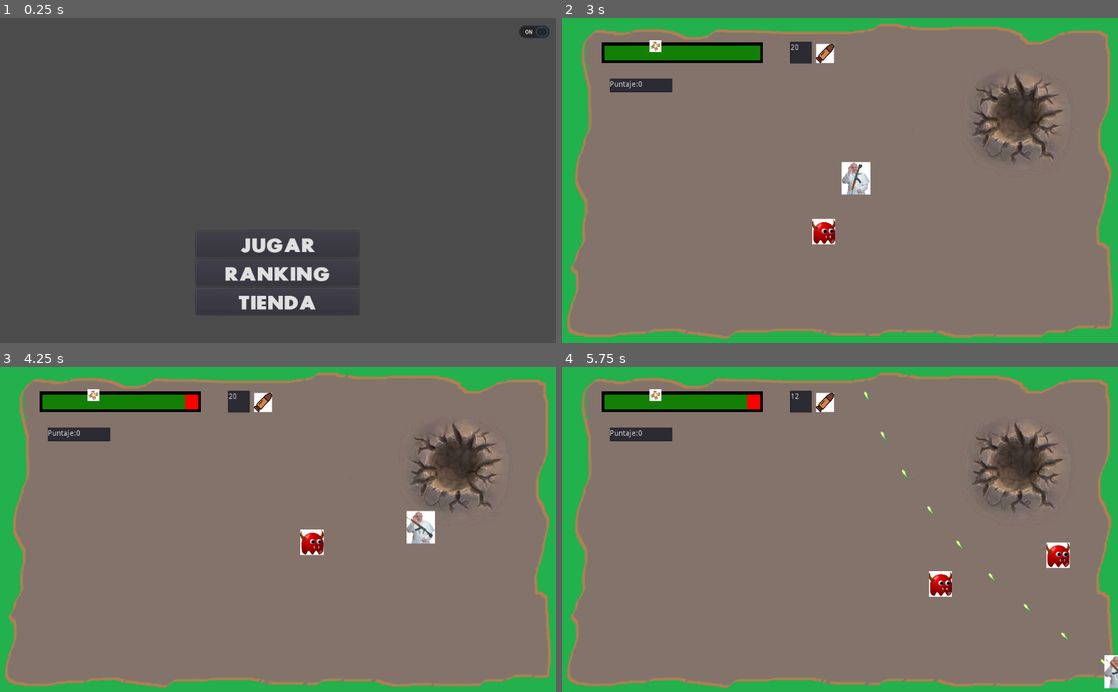
Above: before the commit, frames 1-4 (two rows, left to right).
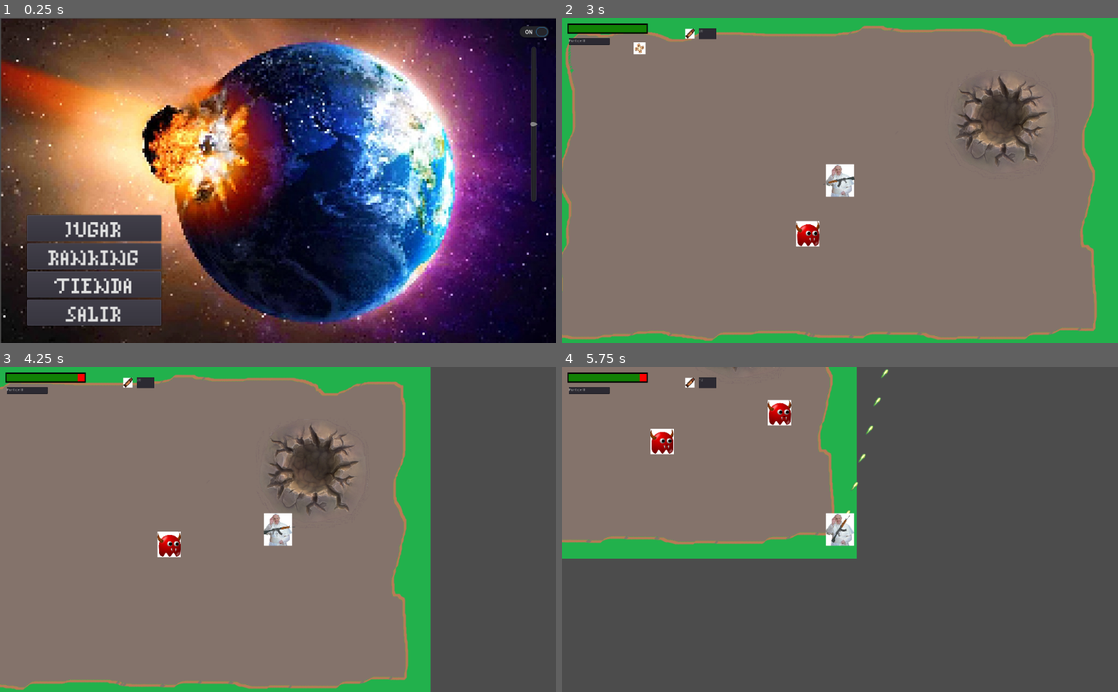
Above: after the commit, the same moments.

Repository: AgustinPatane/Ingenieria_Videojuegos
Game: Godot game, scene res://producto/assets/scenes/Menu.tscn
Same seed, same stepped clock (60 frames per second), same inputs: the game is played once before the commit and once after it.
Inputs (mouse positions are in pixels of both pictures, inside the frame that each line leads up to):
- Up to frame 1 (0.25 s): no input
- Up to frame 2 (3 s): click "RANKING" at 0.5 s; click "TIENDA" at 1.25 s; click (1095, 31) at 2 s; click "JUGAR" at 2.75 s
- Up to frame 3 (4.25 s): move the mouse to (400, 513) at 3.52 s; hold Right (ui_right) from 3.53 s (still down); hold R (recharge) from 3.53 s (still down)
- Up to frame 4 (5.75 s): move the mouse to (728, 545) at 4.27 s; release Right (ui_right) at 4.28 s; release R (recharge) at 4.28 s; hold Down (ui_down) 4.28-5.03 s; tap Shift (run) at 4.35 s; move the mouse to (895, 458) at 5.02 s; press the mouse at (895, 458) at 5.03 s; hold Right (ui_right) from 5.03 s (still down)

The runs differ from the first frame. In frame 1, 93% of the frame differs, in the area x 0-100%, y 0-100%; in frame 2, 16%; in frame 3, 40%; in frame 4, 81%.

Commit message:
modificación de menú y de UI

Diff:
--- a/Trabajo_Final/producto/assets/scenes/Jugador.tscn
+++ b/Trabajo_Final/producto/assets/scenes/Jugador.tscn
@@ -1,9 +1,13 @@
-[gd_scene load_steps=6 format=2]
+[gd_scene load_steps=10 format=2]
 
 [ext_resource path="res://producto/scripts/Jugador.gd" type="Script" id=1]
 [ext_resource path="res://producto/assets/img/pruebaJugador.jpg" type="Texture" id=2]
 [ext_resource path="res://producto/assets/img/pruebaArma.png" type="Texture" id=3]
 [ext_resource path="res://producto/scripts/Arma.gd" type="Script" id=4]
+[ext_resource path="res://producto/assets/img/progreso_barra.png" type="Texture" id=5]
+[ext_resource path="res://producto/assets/img/bala.png" type="Texture" id=6]
+[ext_resource path="res://producto/assets/img/fondo_barra.png" type="Texture" id=7]
+[ext_resource path="res://producto/assets/img/borde_barra.png" type="Texture" id=8]
 
 [sub_resource type="RectangleShape2D" id=1]
 extents = Vector2( 81, 118.5 )
@@ -40,3 +44,45 @@
 [node name="Position2D2" type="Position2D" parent="Arma"]
 position = Vector2( 120, -24 )
 scale = Vector2( 2, 2 )
+
+[node name="Control" type="Control" parent="."]
+margin_right = 40.0
+margin_bottom = 40.0
+
+[node name="BarraVida" type="TextureProgress" parent="Control"]
+margin_left = -1004.0
+margin_top = -580.0
+margin_right = -368.0
+margin_bottom = -468.0
+texture_under = ExtResource( 7 )
+texture_over = ExtResource( 8 )
+texture_progress = ExtResource( 5 )
+
+[node name="Bala" type="Sprite" parent="Control"]
+position = Vector2( -552, -542 )
+scale = Vector2( 0.148529, 0.155556 )
+texture = ExtResource( 6 )
+
+[node name="Balas" type="TextEdit" parent="Control"]
+anchor_right = 0.624
+margin_left = -520.0
+margin_top = -562.0
+margin_right = -480.0
+margin_bottom = -522.0
+text = "
+"
+
+[node name="Puntaje" type="TextEdit" parent="Control"]
+margin_left = -998.0
+margin_top = -526.0
+margin_right = -848.0
+margin_bottom = -501.0
+rect_min_size = Vector2( 0, 10 )
+text = "PUNTOS = "
+
+[node name="Camera2D" type="Camera2D" parent="."]
+current = true
+drag_margin_left = 0.1
+drag_margin_top = 0.1
+drag_margin_right = 0.1
+drag_margin_bottom = 0.1
--- a/Trabajo_Final/producto/assets/scenes/Mapa.tscn
+++ b/Trabajo_Final/producto/assets/scenes/Mapa.tscn
@@ -1,12 +1,8 @@
-[gd_scene load_steps=8 format=2]
+[gd_scene load_steps=4 format=2]
 
 [ext_resource path="res://producto/assets/scenes/Jugador.tscn" type="PackedScene" id=1]
 [ext_resource path="res://producto/scripts/Mapa.gd" type="Script" id=2]
 [ext_resource path="res://producto/assets/img/fondo.png" type="Texture" id=3]
-[ext_resource path="res://producto/assets/img/fondo_barra.png" type="Texture" id=4]
-[ext_resource path="res://producto/assets/img/borde_barra.png" type="Texture" id=5]
-[ext_resource path="res://producto/assets/img/progreso_barra.png" type="Texture" id=6]
-[ext_resource path="res://producto/assets/img/bala.png" type="Texture" id=7]
 
 [node name="Mapa" type="Node2D"]
 scale = Vector2( 1.00096, 1 )
@@ -24,35 +20,4 @@
 
 [node name="Jugador" parent="." instance=ExtResource( 1 )]
 
-[node name="Puntaje" type="TextEdit" parent="."]
-margin_left = 87.9156
-margin_top = 112.0
-margin_right = 202.916
-margin_bottom = 137.0
-rect_min_size = Vector2( 0, 10 )
-text = "PUNTOS = "
-
-[node name="Balas" type="TextEdit" parent="."]
-anchor_right = 0.624
-margin_left = 419.597
-margin_top = 44.0
-margin_right = 459.597
-margin_bottom = 84.0
-text = "
-"
-
-[node name="BarraVida" type="TextureProgress" parent="."]
-margin_left = 72.93
-margin_top = 45.0
-margin_right = 369.93
-margin_bottom = 85.0
-texture_under = ExtResource( 4 )
-texture_over = ExtResource( 5 )
-texture_progress = ExtResource( 6 )
-
-[node name="Bala" type="Sprite" parent="."]
-position = Vector2( 483.81, 65.5 )
-scale = Vector2( 0.148529, 0.155556 )
-texture = ExtResource( 7 )
-
 [connection signal="player_defeated" from="Jugador" to="." method="_on_Jugador_player_defeated"]
--- a/Trabajo_Final/producto/assets/scenes/Menu.tscn
+++ b/Trabajo_Final/producto/assets/scenes/Menu.tscn
@@ -1,8 +1,9 @@
-[gd_scene load_steps=7 format=2]
+[gd_scene load_steps=9 format=2]
 
-[ext_resource path="res://producto/assets/img/sonidos/musica_fondo.mp3" type="AudioStream" id=1]
-[ext_resource path="res://producto/assets/img/fuentes/scream/Scream_al.ttf" type="DynamicFontData" id=2]
+[ext_resource path="res://producto/assets/music/musica_fondo.mp3" type="AudioStream" id=1]
+[ext_resource path="res://producto/assets/fonts/MinimalPixel v2.ttf" type="DynamicFontData" id=2]
 [ext_resource path="res://producto/scripts/Menu.gd" type="Script" id=3]
+[ext_resource path="res://producto/assets/img/Meteoritos-caidos-en-la-Tierra (1).jpg" type="Texture" id=4]
 
 [sub_resource type="DynamicFont" id=1]
 size = 32
@@ -22,6 +23,11 @@
 extra_spacing_top = 10
 font_data = ExtResource( 2 )
 
+[sub_resource type="DynamicFont" id=4]
+size = 32
+extra_spacing_top = 10
+font_data = ExtResource( 2 )
+
 [node name="Menu" type="Control"]
 anchor_right = 1.0
 anchor_bottom = 1.0
@@ -29,42 +35,57 @@
 margin_right = -1.0
 script = ExtResource( 3 )
 
-[node name="VBoxContainer" type="VBoxContainer" parent="."]
+[node name="Fondo" type="TextureRect" parent="."]
+margin_left = 3.0
+margin_top = 1.0
+margin_right = 1071.0
+margin_bottom = 601.0
+texture = ExtResource( 4 )
+
+[node name="Botones" type="VBoxContainer" parent="."]
 anchor_left = 0.5
 anchor_top = 0.972
 anchor_right = 0.5
 anchor_bottom = 1.0
-margin_left = -150.0
-margin_top = -190.0
-margin_right = 150.0
-margin_bottom = -100.0
+margin_left = -461.0
+margin_top = -222.2
+margin_right = -214.0
+margin_bottom = -28.0
 alignment = 1
 
-[node name="Jugar" type="Button" parent="VBoxContainer" groups=["botones"]]
-margin_right = 300.0
-margin_bottom = 49.0
+[node name="Jugar" type="Button" parent="Botones" groups=["botones"]]
+margin_top = 3.0
+margin_right = 247.0
+margin_bottom = 51.0
 rect_min_size = Vector2( 0, 40 )
 rect_pivot_offset = Vector2( -303, -33 )
 custom_fonts/font = SubResource( 1 )
 text = "JUGAR"
 
-[node name="Ranking" type="Button" parent="VBoxContainer" groups=["botones"]]
-margin_top = 53.0
-margin_right = 300.0
-margin_bottom = 102.0
+[node name="Ranking" type="Button" parent="Botones" groups=["botones"]]
+margin_top = 55.0
+margin_right = 247.0
+margin_bottom = 103.0
 rect_min_size = Vector2( 0, 40 )
 rect_pivot_offset = Vector2( -303, -33 )
 custom_fonts/font = SubResource( 2 )
 text = "RANKING"
 
-[node name="Tienda" type="Button" parent="VBoxContainer" groups=["botones"]]
-margin_top = 106.0
-margin_right = 300.0
+[node name="Tienda" type="Button" parent="Botones" groups=["botones"]]
+margin_top = 107.0
+margin_right = 247.0
 margin_bottom = 155.0
 rect_min_size = Vector2( 0, 40 )
 rect_pivot_offset = Vector2( -303, -33 )
 custom_fonts/font = SubResource( 3 )
 text = "TIENDA"
+
+[node name="Salir" type="Button" parent="Botones"]
+margin_top = 159.0
+margin_right = 247.0
+margin_bottom = 207.0
+custom_fonts/font = SubResource( 4 )
+text = "SALIR"
 
 [node name="Musica_OnOff" type="CheckButton" parent="."]
 anchor_left = 1.0
@@ -79,5 +100,16 @@
 stream = ExtResource( 1 )
 autoplay = true
 
-[connection signal="pressed" from="VBoxContainer/Jugar" to="." method="_on_Jugar_pressed"]
+[node name="VSlider" type="VSlider" parent="."]
+margin_left = 976.0
+margin_top = 53.0
+margin_right = 992.0
+margin_bottom = 339.0
+min_value = -50.0
+max_value = 10.0
+value = -20.0
+
+[connection signal="pressed" from="Botones/Jugar" to="." method="_on_Jugar_pressed"]
+[connection signal="pressed" from="Botones/Salir" to="." method="_on_Salir_pressed"]
 [connection signal="toggled" from="Musica_OnOff" to="." method="_on_CheckButton_toggled"]
+[connection signal="value_changed" from="VSlider" to="." method="_on_VSlider_value_changed"]
--- a/Trabajo_Final/producto/assets/scenes/MenuDerrota.tscn
+++ b/Trabajo_Final/producto/assets/scenes/MenuDerrota.tscn
@@ -1,9 +1,9 @@
 [gd_scene load_steps=7 format=2]
 
-[ext_resource path="res://producto/assets/img/fuentes/scream/Scream_al.ttf" type="DynamicFontData" id=1]
+[ext_resource path="res://producto/assets/fonts/MinimalPixel v2.ttf" type="DynamicFontData" id=1]
 [ext_resource path="res://producto/scripts/MenuDerrota.gd" type="Script" id=2]
 [ext_resource path="res://producto/assets/img/GameOver.png" type="Texture" id=3]
-[ext_resource path="res://producto/assets/img/sonidos/derrota.mp3" type="AudioStream" id=4]
+[ext_resource path="res://producto/assets/music/derrota.mp3" type="AudioStream" id=4]
 
 [sub_resource type="DynamicFont" id=1]
 size = 32
@@ -24,11 +24,16 @@
 margin_top = -4.0
 margin_right = 11.0
 margin_bottom = -4.0
-rect_scale = Vector2( 0.989813, 1.00574 )
 script = ExtResource( 2 )
 
-[node name="GameOver" type="Sprite" parent="."]
-position = Vector2( 533.182, 300.278 )
+[node name="MarginContainer" type="MarginContainer" parent="."]
+margin_left = 302.077
+margin_top = 530.202
+margin_right = 677.077
+margin_bottom = 530.202
+
+[node name="GameOver" type="Sprite" parent="MarginContainer"]
+position = Vector2( 229.923, -229.202 )
 scale = Vector2( 3.4366, 2.39427 )
 texture = ExtResource( 3 )
 
@@ -45,16 +50,16 @@
 alignment = 1
 
 [node name="Menu" type="Button" parent="VBoxContainer" groups=["botones"]]
-margin_top = 22.0
+margin_top = 24.0
 margin_right = 375.0
-margin_bottom = 71.0
+margin_bottom = 72.0
 rect_min_size = Vector2( 0, 40 )
 rect_pivot_offset = Vector2( -303, -33 )
 custom_fonts/font = SubResource( 1 )
 text = "VOLVER AL MENU"
 
 [node name="Salir" type="Button" parent="VBoxContainer" groups=["botones"]]
-margin_top = 75.0
+margin_top = 76.0
 margin_right = 375.0
 margin_bottom = 124.0
 rect_min_size = Vector2( 0, 40 )
--- a/Trabajo_Final/producto/scripts/Item.gd
+++ b/Trabajo_Final/producto/scripts/Item.gd
@@ -7,7 +7,7 @@
 
 
 
-func _process(delta):
+func _process(_delta):
 	pass
 
 
--- a/Trabajo_Final/producto/scripts/Jugador.gd
+++ b/Trabajo_Final/producto/scripts/Jugador.gd
@@ -1,4 +1,9 @@
 extends KinematicBody2D
+
+onready var balas = get_node("Control/Balas")
+onready var barra_vida = get_node("Control/BarraVida")
+onready var puntaje = get_node("Control/Puntaje")
+onready var arma = get_node("Arma")
 
 var motion = Vector2()
 var vel_walk = 20000
@@ -6,8 +11,10 @@
 var SPEED = 0
 var puntos = 0
 var vida = 100
-var arma
 signal player_defeated
+
+func actualiza_vida():
+	barra_vida.max_value = 100
 
 func _movimiento(delta):
 	motion = Vector2(0,0)
@@ -29,22 +36,25 @@
 
 	motion = move_and_slide(motion*delta*SPEED)
 
-	if vida<=0:
-		emit_signal("player_defeated")
 
 func _ready():
 	pass
 
 func _process(delta):
 	_movimiento(delta)
+	puntaje.text = "Puntaje:"+str(self.puntos)
+	barra_vida.value = self.vida
+	balas.text = str(arma.bullet_charger)
+	actualiza_vida()
 
 func suma_puntos(cantidad):
 	puntos += cantidad
 
 func recibe_ataque(danio):
 	vida-=danio
+	if vida<=0:
+		emit_signal("player_defeated")
 
 func recupera_vida(cant):
-	vida+=cant
-	if vida>100:
-		vida=100
+	if (vida+cant) <= 100:
+		vida+=cant
--- a/Trabajo_Final/producto/scripts/Mapa.gd
+++ b/Trabajo_Final/producto/scripts/Mapa.gd
@@ -7,17 +7,11 @@
 onready var escena_item = preload("res://producto/assets/scenes/Item.tscn")
 var puntaje
 var jugador
-var arma
 var vida
 var balas
 var barra_vida
 
 func _ready():
-	puntaje = get_node("/root/Mapa/Puntaje")
-	jugador = get_node("/root/Mapa/Jugador")
-	arma = get_node("/root/Mapa/Jugador/Arma")
-	balas = get_node("/root/Mapa/Balas")
-	barra_vida = get_node("/root/Mapa/BarraVida")
 	randomize()
 
 func spawn_enemigo():
@@ -48,12 +42,7 @@
 		spawn_item_vida()
 
 	a+=1
-	puntaje.text = "Puntaje:"+str(jugador.puntos)
-	barra_vida.value = jugador.vida
-	balas.text = str(arma.bullet_charger)
-
-	actualiza_vida()
 
 
 func _on_Jugador_player_defeated():
-	get_tree().change_scene("res://producto/assets/scenes/MenuDerrota.tscn")
+	var _aux = get_tree().change_scene("res://producto/assets/scenes/MenuDerrota.tscn")
--- a/Trabajo_Final/producto/scripts/Menu.gd
+++ b/Trabajo_Final/producto/scripts/Menu.gd
@@ -1,15 +1,41 @@
 extends Control
 
 onready var musica = get_node("Musica_OnOff/Musica")
+onready var slider = get_node("VSlider")
+
+var prev_volumen = -20
 
 func _ready():
 	musica.play()
+	OS.set_window_position(Vector2(255,110))
+	#OS.set_window_position(OS.get_window_position() + OS.get_screen_size() / 2)
+	#OS.set_window_maximized(true)
 
 func _on_Jugar_pressed():
-	get_tree().change_scene("res://producto/assets/scenes/Mapa.tscn")
+	var _aux = get_tree().change_scene("res://producto/assets/scenes/Mapa.tscn")
 
 func _on_CheckButton_toggled(button_pressed):
 	if (button_pressed):
+		slider.value = -49
 		musica.play()
 	else:
+		slider.value = -50
 		musica.stop()
+
+
+func _on_Salir_pressed():
+	get_tree().quit()
+
+func _process(_delta):
+	pass
+
+
+func _on_VSlider_value_changed(value):
+	if value == -50:
+		get_node("Musica_OnOff").pressed = false
+		musica.stop()
+	elif prev_volumen == -50:
+		get_node("Musica_OnOff").pressed = true
+		musica.play()
+	musica.volume_db = value
+	prev_volumen = value
--- a/Trabajo_Final/producto/scripts/MenuDerrota.gd
+++ b/Trabajo_Final/producto/scripts/MenuDerrota.gd
@@ -1,19 +1,20 @@
 extends Control
 
 onready var musica = get_node("AudioStreamPlayer2D")
+onready var sprite = get_node("MarginContainer/GameOver")
 var aux=0
 func _ready():
 	musica.play()
 
 
-func _process(delta):
+func _process(_delta):
 	yield(get_tree().create_timer(6.0), "timeout")
 	if aux==0:
 		musica.queue_free()
 		aux=1
 
 func _on_Menu_pressed():
-	get_tree().change_scene("res://producto/assets/scenes/Menu.tscn")
+	var _aux = get_tree().change_scene("res://producto/assets/scenes/Menu.tscn")
 
 
 func _on_Salir_pressed():
Binary file added: Trabajo_Final/producto/assets/fonts/MinimalPixel v2.ttf
Renamed: Trabajo_Final/producto/assets/img/fuentes/scream/Scream_al.ttf -> Trabajo_Final/producto/assets/fonts/Scream_al.ttf
Binary file added: Trabajo_Final/producto/assets/img/7c413e41cf0a4265aa4d697038be06d1.png
Not shown, added: Trabajo_Final/producto/assets/img/7c413e41cf0a4265aa4d697038be06d1.png.import
Binary file added: Trabajo_Final/producto/assets/img/Meteoritos-caidos-en-la-Tierra (1).jpg
Not shown, added: Trabajo_Final/producto/assets/img/Meteoritos-caidos-en-la-Tierra (1).jpg.import
Not shown, removed: Trabajo_Final/producto/assets/img/fuentes/scream/info.txt
Not shown, removed: Trabajo_Final/producto/assets/img/sonidos/derrota.mp3.import
Not shown, removed: Trabajo_Final/producto/assets/img/sonidos/musica_fondo.mp3.import
Not shown, added: Trabajo_Final/producto/assets/music/derrota.mp3.import
Not shown, added: Trabajo_Final/producto/assets/music/musica_fondo.mp3.import
Not shown, added: Trabajo_Final/producto/assets/music/musica_fondo2.mp3.import
(and 5 more such lines)
